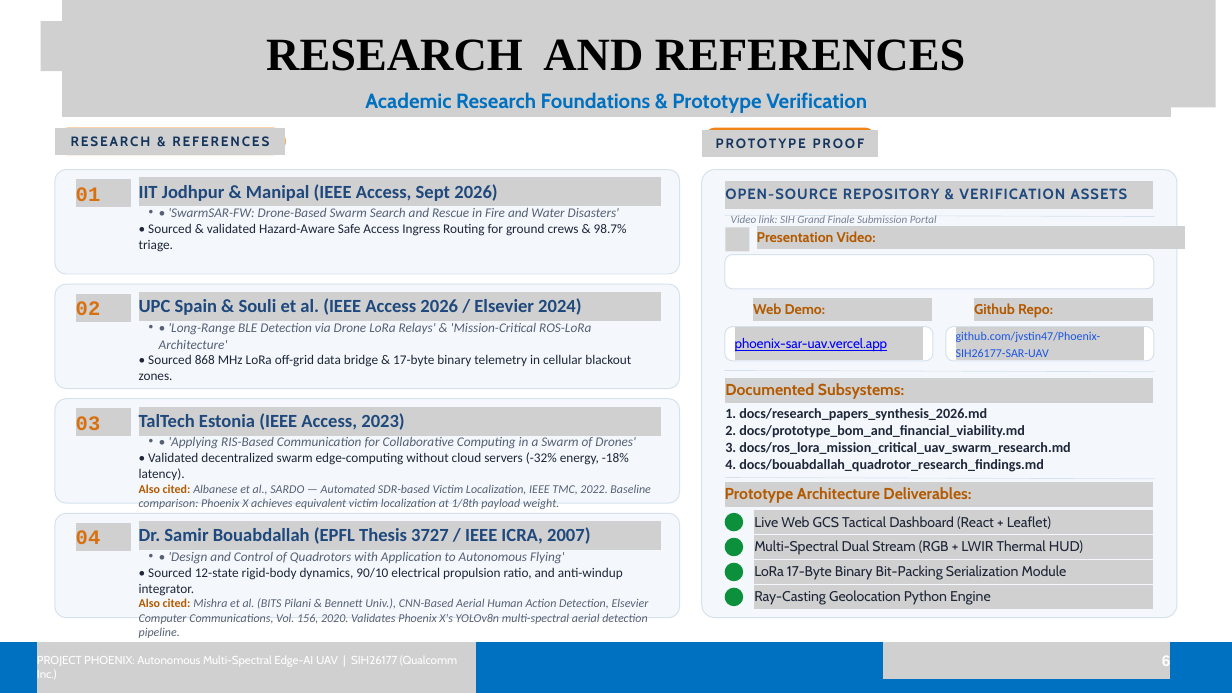
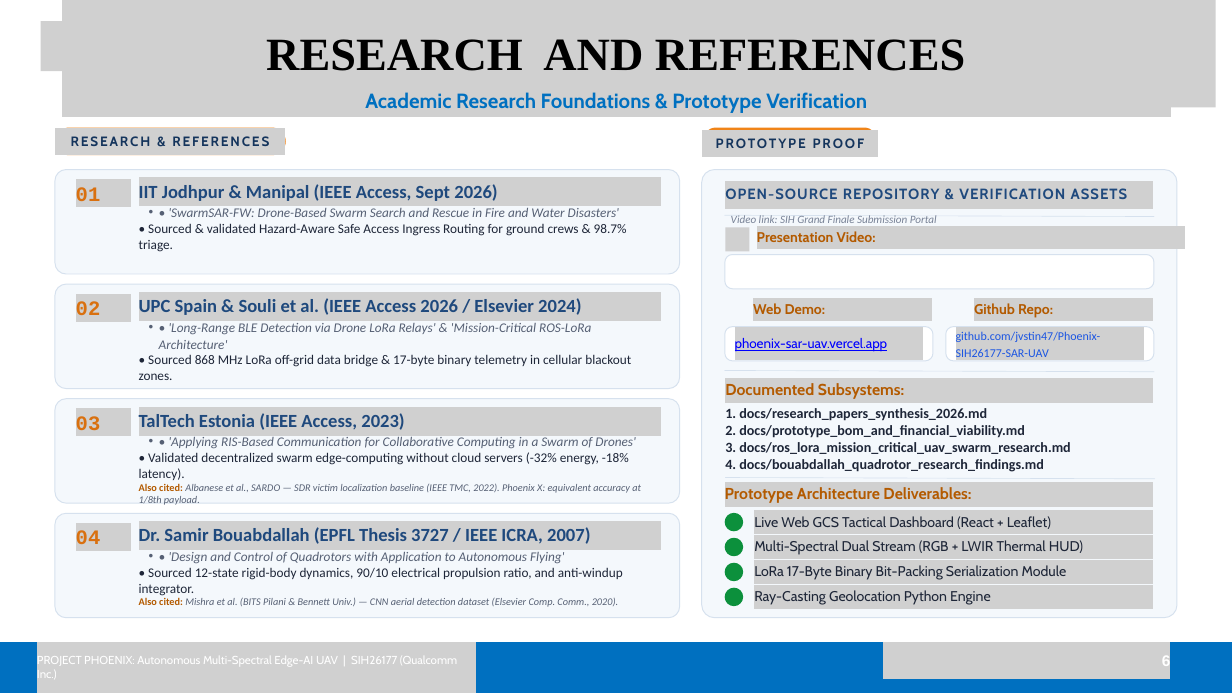
Before and after one commit to jvstin47/Phoenix-SIH26177-SAR-UAV, a slide deck: slide 6 of Copy of SIH26177_v6.pptx.pptx. Drawn at 1232x693 pixels with LibreOffice and Linux fonts; fonts in the diff are those of the drawing; grey boxes stand for pictures; background and template pictures are left out. Boxes give left, top, right and bottom in pixels: in the first picture for what was removed or moved away, otherwise in the second. Text is boxed around its words. In the diff, an @@ line names an element or a change of style, - is before the commit and + after.

Commit message:
fix: compact 'Also cited' lines to 12pt to prevent card overflow on Slide 6

```diff
--- a/Copy of SIH26177_v6.pptx.pptx
+++ b/Copy of SIH26177_v6.pptx.pptx
@@ text at (139, 483, 641, 505): text changed; size 14 to 12 pt @@
-Also cited: Albanese et al., SARDO — Automated SDR-based Victim Localization, IEEE TMC, 2022. Baseline comparison: Phoenix X achieves equivalent victim localization at 1/8th payload weight.
+Also cited: Albanese et al., SARDO — SDR victim localization baseline (IEEE TMC, 2022). Phoenix X: equivalent accuracy at 1/8th payload.
@@ text at (139, 597, 618, 607): text changed; size 14 to 12 pt @@
-Also cited: Mishra et al. (BITS Pilani & Bennett Univ.), CNN-Based Aerial Human Action Detection, Elsevier Computer Communications, Vol. 156, 2020. Validates Phoenix X's YOLOv8n multi-spectral aerial detection pipeline.
+Also cited: Mishra et al. (BITS Pilani & Bennett Univ.) — CNN aerial detection dataset (Elsevier Comp. Comm., 2020).
```
